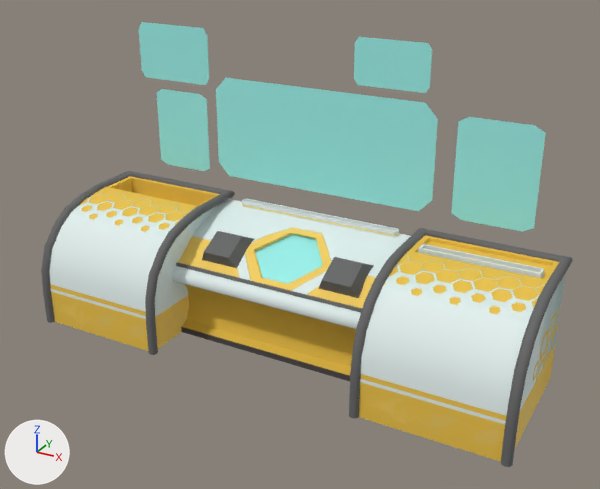
Before and after pictures for a commit that changed the FBX model 3D_Models/Cupula/FBX_Files/Prop_Computer.FBX.
The view is the same before and after, from a 50 mm lens placed at (1.67, -3.13, 2.08), pointed at (-0.01, -0.08, 0.56). Lighting does not change. The marker at lower left points along +X, +Y and +Z. Where no turn or scale is listed for an object, it has been applied to the vertices.

The first picture shows 'Escritorio'.
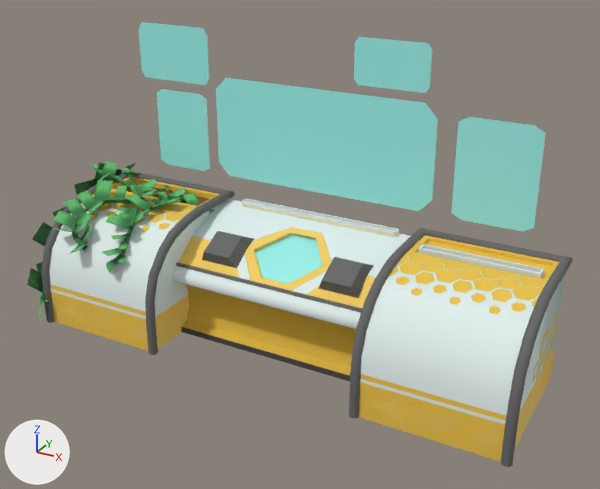
Where the change shows, as pixel boxes [x1, y1, x2, y2] in the pictures (600 x 489 px):
'Plane041', added (green): after [27, 162, 215, 321]

What the commit changed:
Picture 'Plt_ClimbingPlant_BC.png' (img_plt_climbingplant_bc_png) is new.
Material 'Enredaderas' (mat_enredaderas) is new.
Its texture is img_plt_climbingplant_bc_png (with its transparency).
Its roughness is 0.859.
Mesh me_mesh_001 is new.
It has 2529 vertices, 2158 faces and spans x -0.431..0.403, y -0.515..0.396, z -0.662..0.043.
It uses material mat_enredaderas (picture img_plt_climbingplant_bc_png).
Object 'Plane041' (ob_plane041) is new; it shows me_mesh_001.
Its location is (-0.997, -0.021, 0.634).
